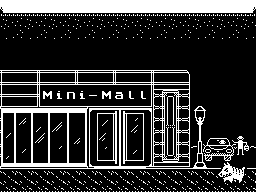
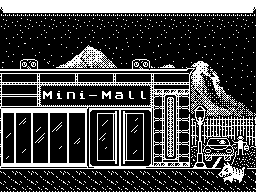
Before/after of a 256×192 layered artwork. What changed in the layer stack:
added layer "bg03.bmp" above "Oldbg03.bmp" over [0, 41, 256, 168]
renamed "bg03.bmp" to "Oldbg03.bmp", hid it over [0, 41, 256, 168]
